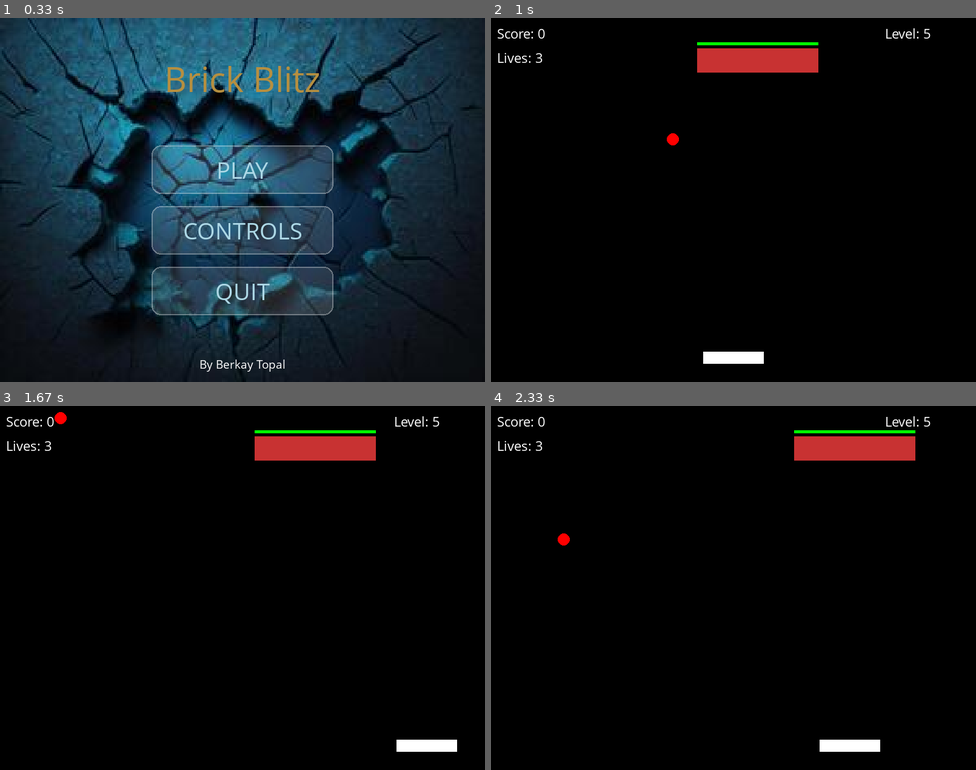
Above: before the commit, frames 1-4 (two rows, left to right).
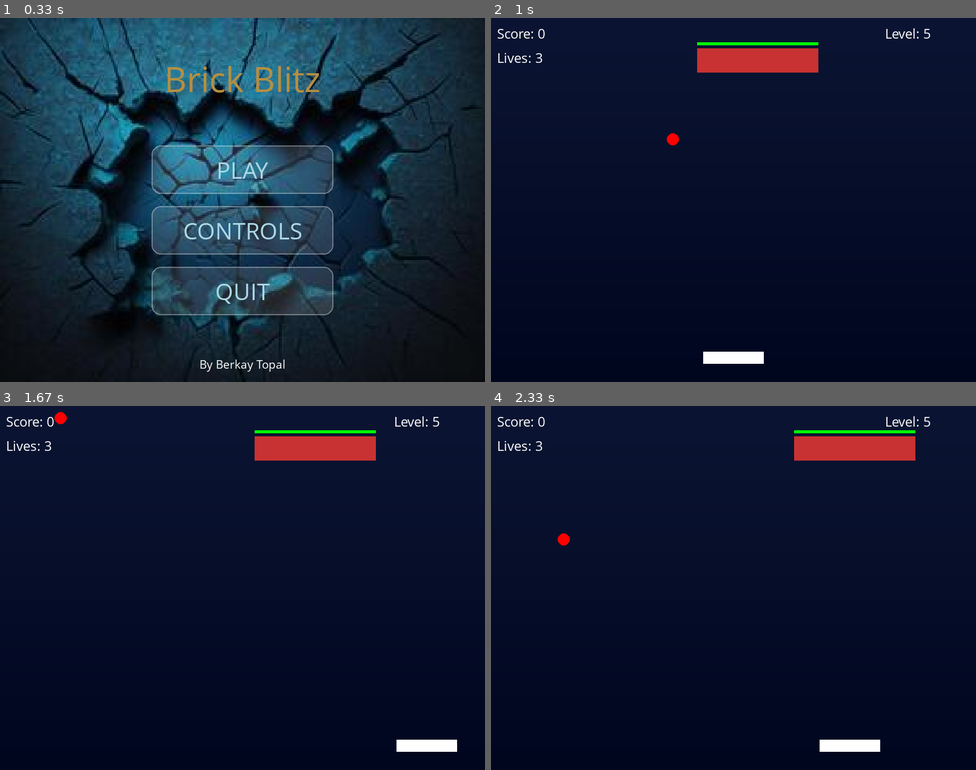
Above: after the commit, the same moments.

Repository: ItzBerkPower/Pygame-Brick-Breaker
Game: pygame game, started from main.py
The game is run twice, just before and just after one commit, with the same random seed, the same clock (stepped at 60 frames per second) and the same inputs.
Inputs (mouse positions are in pixels of both pictures, inside the frame that each line leads up to):
- Up to frame 1 (0.33 s): no input
- Up to frame 2 (1 s): click "PLAY" at 0.38 s; tap Enter at 0.67 s
- Up to frame 3 (1.67 s): hold Right 1-1.47 s; move the mouse to (291, 668) at 1.03 s; hold Right from 1.5 s (still down)
- Up to frame 4 (2.33 s): release Right at 1.97 s; hold Left from 2 s (still down)

Frame 1 is identical in both runs. In frame 2, 97% of the frame differs, in the area x 0-100%, y 0-100%; in frame 3, 97%; in frame 4, 97%.

Commit message:
Added gradient background on game screen, and optimised code so game runs a lot more smoothly

Diff:
--- a/main.py
+++ b/main.py
@@ -898,7 +898,11 @@
 
     # Drawing all game objects
     def draw_game_objects(self):
-        screen.fill(BLACK) # Fill screen black
+
+        # DRAWING THE GRADIENT BACKGROUND
+        for y in range(SCREEN_HEIGHT):
+            color = (max(0, 10 - y//60), max(0, 20 - y//40), max(30, 50 - y//30))
+            pygame.draw.line(screen, color, (0, y), (SCREEN_WIDTH, y))
 
 
         # Draw all active bricks on screen
